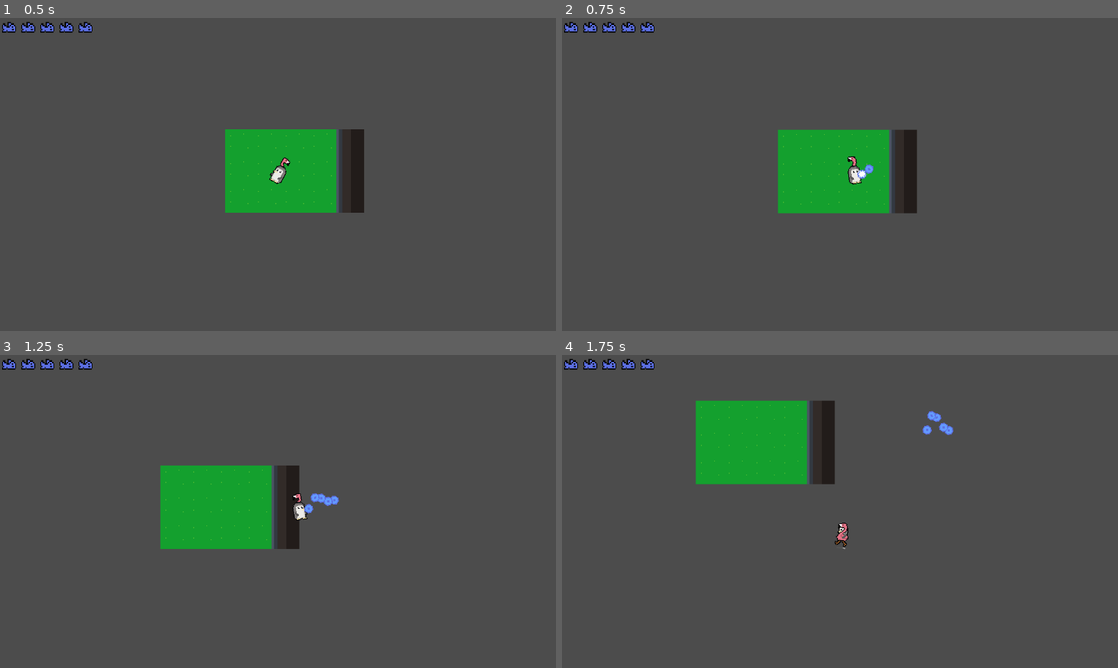
Above: before the commit, frames 1-4 (two rows, left to right).
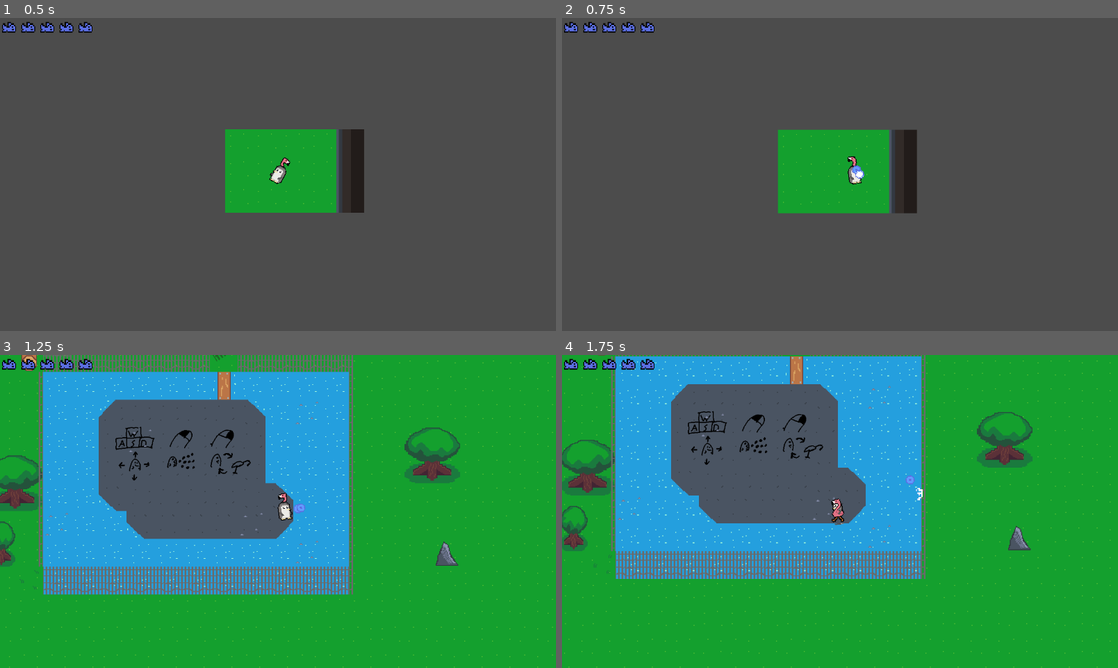
Above: after the commit, the same moments.

Repository: wladi0097/PenMingo
Game: Godot game, scene res://worlds/Lobby.tscn
Same seed, same stepped clock (60 frames per second), same inputs: the game is played once before the commit and once after it.
Inputs (mouse positions are in pixels of both pictures, inside the frame that each line leads up to):
- Up to frame 1 (0.5 s): no input
- Up to frame 2 (0.75 s): move the mouse to (962, 158) at 0.52 s; press the mouse at (962, 158) at 0.53 s; hold D (right) from 0.53 s (still down)
- Up to frame 3 (1.25 s): keep holding D (right)
- Up to frame 4 (1.75 s): move the mouse to (728, 527) at 1.27 s; release D (right) at 1.28 s; release the mouse at (728, 527) at 1.28 s; hold S (down) from 1.28 s (still down); right-click (728, 527) at 1.35 s

Frame 1 is identical in both runs. In frame 2, 0.1% of the frame differs, in the area x 52-56%, y 46-52%; in frame 3, 92%; in frame 4, 93%, in the area x 0-100%, y 0-100%.
Error before the commit: Invalid call. Nonexistent function 'change_scssssene' in base 'SceneTree'. (res://scripts/CurrentRun.gd:58)

Commit message:
make game easier

Diff:
--- a/entities/Bullet.gd
+++ b/entities/Bullet.gd
@@ -6,7 +6,9 @@
 onready var collisionSprite := $CollisionSprite
 onready var playerShootSprite := $playerShootSprite
 onready var enemyShootSprite := $enemyShootSprite
-var speed = 200
+var enemySpeed = 100
+var playerSpeed = 120
+var speed = 0
 var dmg = 1
 
 func _ready():
@@ -21,6 +23,12 @@
 func fire(fromPosition, fromRotiation, toRotation):
 	position = fromPosition
 	rotation_degrees = fromRotiation
+
+	if isFromEnemy:
+		speed = enemySpeed
+	else:
+		speed = playerSpeed
+
 	apply_impulse(Vector2(),Vector2(speed, 0).rotated(toRotation))
 
 func _on_Node2D_body_entered(body: Node2D):
--- a/entities/Player.tscn
+++ b/entities/Player.tscn
@@ -69,10 +69,10 @@
 tracks/1/imported = false
 tracks/1/enabled = true
 tracks/1/keys = {
-"times": PoolRealArray( 0.00930272, 0.0720961, 0.355829 ),
+"times": PoolRealArray( 0, 0.0720961, 0.355829 ),
 "transitions": PoolRealArray( 1, 1, 1 ),
 "update": 0,
-"values": [ Vector2( 0.4, 0.4 ), Vector2( 0.42, 0.42 ), Vector2( 0.4, 0.4 ) ]
+"values": [ Vector2( 0.5, 0.5 ), Vector2( 0.52, 0.52 ), Vector2( 0.5, 0.5 ) ]
 }
 
 [sub_resource type="Animation" id=2]
@@ -320,7 +320,6 @@
 visible = false
 position = Vector2( 0, -6 )
 frames = SubResource( 22 )
-frame = 1
 playing = true
 
 [node name="flamingoIdle" type="AnimatedSprite" parent="FlamingoSprite"]
--- a/entities/RunnerEnemy.gd
+++ b/entities/RunnerEnemy.gd
@@ -1,6 +1,6 @@
 extends KinematicBody2D
 
-var speed = 120
+var speed = 110
 var shotKnockback = 10
 var afterAttackKnockback = 30
 var hp = 5
--- a/entities/ShootEnemy.gd
+++ b/entities/ShootEnemy.gd
@@ -4,7 +4,7 @@
 export(ENEMY_TYPE) var currentType = ENEMY_TYPE.regular
 
 var knockback = 2
-var speed = 50
+var speed = 30
 var hp = 10
 var shotgunSpread =  0.3
 onready var animations := $AnimationPlayer
--- a/entities/ShootEnemy.tscn
+++ b/entities/ShootEnemy.tscn
@@ -145,24 +145,24 @@
 [node name="regularAttackSprite" type="AnimatedSprite" parent="."]
 visible = false
 frames = SubResource( 5 )
-frame = 1
 playing = true
 
 [node name="regularMoveSprite" type="AnimatedSprite" parent="."]
 visible = false
 frames = SubResource( 13 )
-frame = 2
+frame = 3
 playing = true
 
 [node name="shotgunAttackSprite" type="AnimatedSprite" parent="."]
 visible = false
 frames = SubResource( 16 )
+frame = 1
 playing = true
 
 [node name="shotgunMoveSprite" type="AnimatedSprite" parent="."]
 visible = false
 frames = SubResource( 23 )
-frame = 2
+frame = 3
 playing = true
 
 [node name="CollisionShape2D" type="CollisionShape2D" parent="."]
@@ -180,7 +180,7 @@
 position = Vector2( 10, -1 )
 
 [node name="shotCooldown" type="Timer" parent="."]
-wait_time = 0.6
+wait_time = 1.2
 one_shot = true
 
 [node name="hitAudio" type="AudioStreamPlayer2D" parent="."]
--- a/scripts/CurrentRun.gd
+++ b/scripts/CurrentRun.gd
@@ -55,5 +55,5 @@
 	switchToNextRoom()
 
 func switchToNextRoom():
-	get_tree().change_scssssene(roomsThisrun[0])
+	get_tree().change_scene(roomsThisrun[0])
 	roomsThisrun.remove(0)
